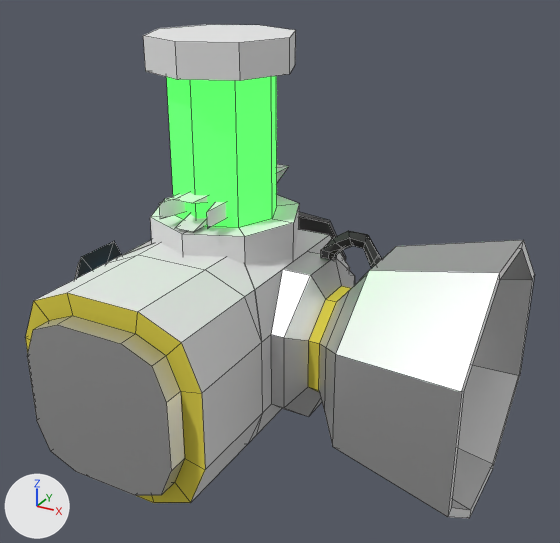
The Blender file Assets/Models/connector_t.blend: old version first, new version second.
Both versions are drawn from a 50 mm lens placed at (2.11, -3.26, 1.96), pointed at (0.4, -0.14, 0.4). The lights are fixed; the arrows at lower left show +X, +Y and +Z. Mesh edges are drawn as thin lines.

Objects in the first picture: 'AirlockWall', 'Cylinder', 'EnergyShieldWall', 'EngineWall', 'Turret'.
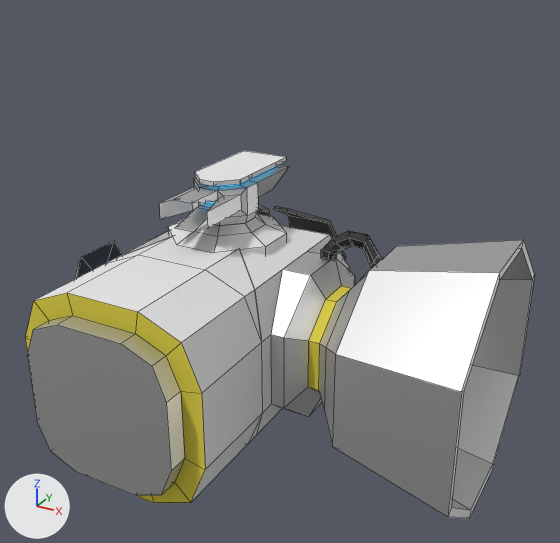
What changed in the scene script:
```text
Change me_cylinder:
    where me_cylinder.from_pydata(...)  # 48 vertices, 42 faces; spans x -0.4..0.4, y -0.4..0.4, z -0.39..1.51
    used by ob_cylinder; location = (0.0, 0.0, 0.0)
    me_cylinder part 1: all 34 faces that had it switch from mat_spacematerial (white #e7e7e7) to mat_aluminium (light grey #e3e3e3)
Change me_cube_010:
    used by ob_turret; location = (0.0, 0.0, 0.0)
    remove me_cube_010.from_pydata(...)  # 94 vertices, 87 faces; spans x -0.3..0.3, y -0.383..0.398, z -0.023..0.874
    add me_cube_010.from_pydata(...)  # 32 vertices, 26 faces; spans x -0.3..0.3, y -0.3..0.3, z -0.023..0.582
    me_cube_010 part 2
    62 vertices are removed from x -0.161..0.161, y -0.383..0.398, z 0.625..0.874
    62 faces are deleted
    1 new face joins them, mat_aluminium (light grey #e3e3e3)
    me_cube_010 part 3: 8 faces spanning x -0.197..0.197, y -0.197..0.197, z 0.543..0.582 switch from no material to mat_aluminium (light grey #e3e3e3)
    add me_cube_010.materials.append(mat_spacematerial)  # white #e7e7e7
Add me_cube_014:
    me_cube_014.from_pydata(...)  # 90 vertices, 82 faces; spans x -0.161..0.161, y -0.383..0.407, z 0.582..0.819
    # faces by material slot: [17, 56, 9]
    me_cube_014.materials.append(mat_spacematerial)  # white #e7e7e7
    me_cube_014.materials.append(mat_aluminium)  # light grey #e3e3e3
    me_cube_014.materials.append(mat_electric)  # blue #489ae7
Change ob_cylinder:
    add ob_cylinder.hide_set(True)
Add ob_turret_001:
    ob_turret_001 = bpy.data.objects.new('Turret.001', me_cube_014)
    ob_turret_001.location = (0.0, 0.0, 0.0)
```

What differs and where, as boxes [x1, y1, x2, y2] in the pictures (560 x 543 px):
'Cylinder', hidden
    before: [143, 25, 299, 396]
'Turret.001', added
    after: [159, 151, 289, 232]
    faces in mat_aluminium (light grey #e3e3e3): [159, 165, 289, 232]
    faces in mat_spacematerial (white #e7e7e7): [195, 151, 286, 186]
'Turret', reshaped
    before: [159, 164, 289, 232]
    after: [169, 214, 287, 318]
part 2 of me_cube_010, cut back
    before: [159, 164, 289, 232]
part 3 of me_cube_010, recoloured
    after: [194, 214, 266, 236]
